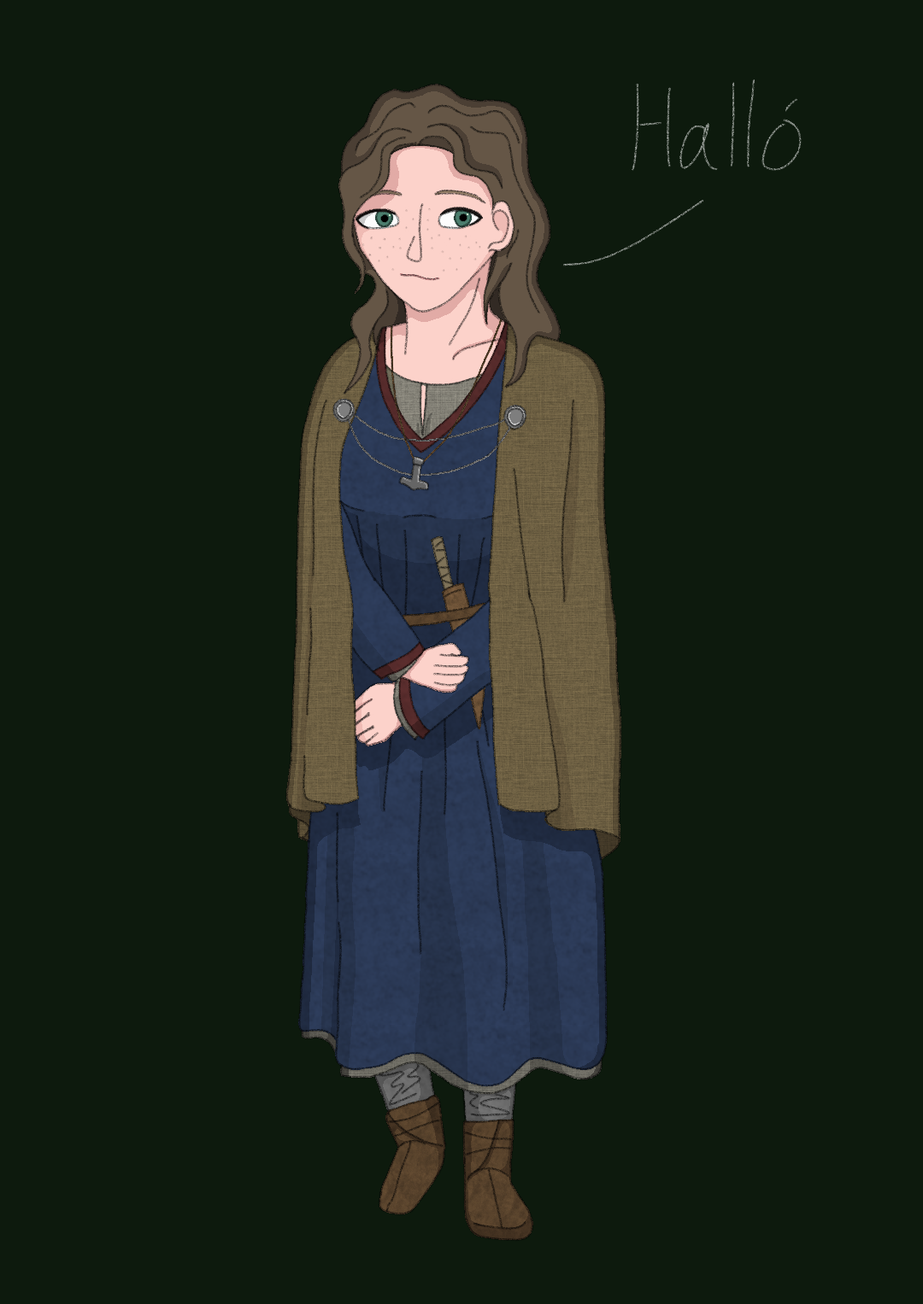
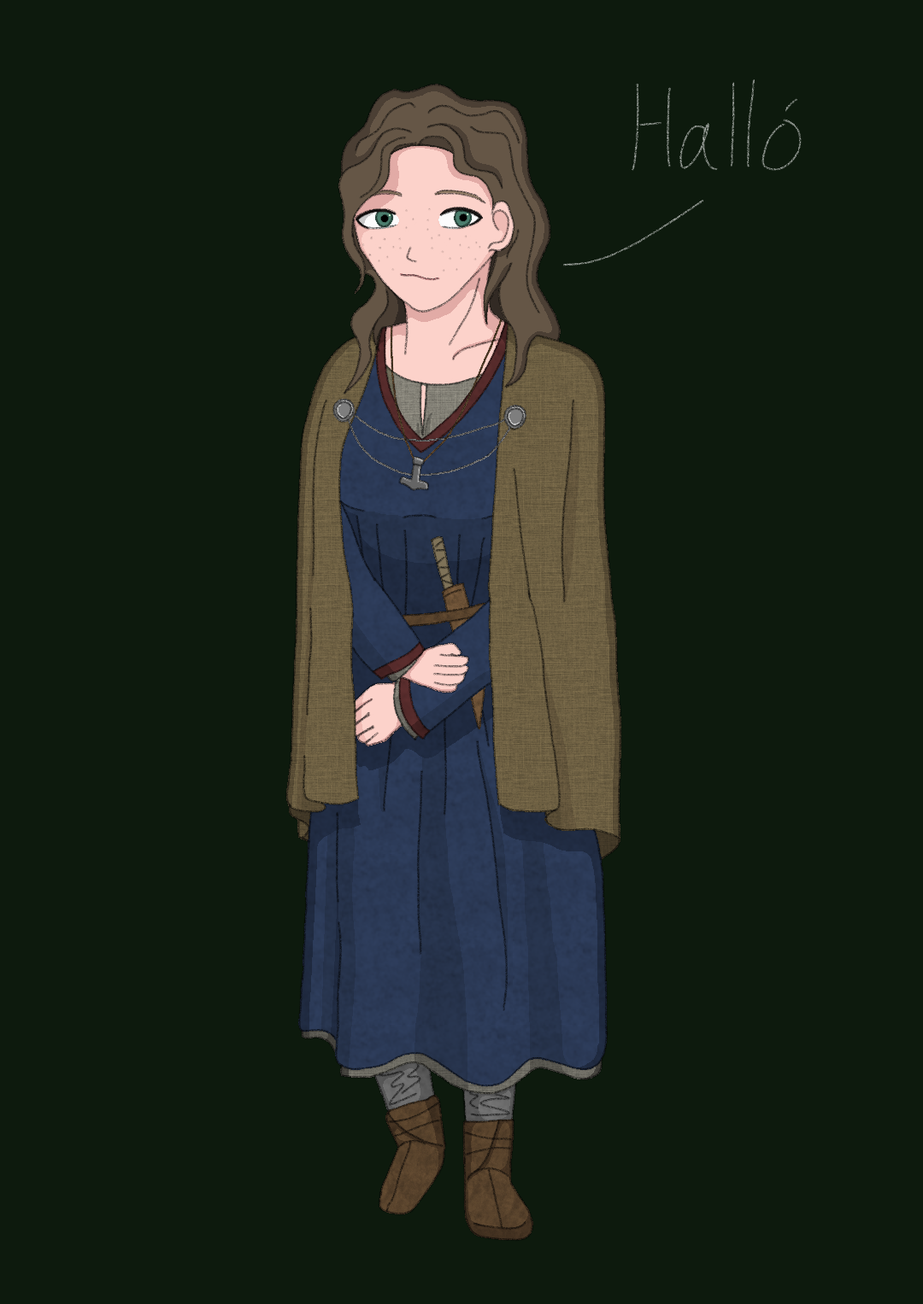
Two versions of the same layered image (923 x 1304). Layer-by-layer changes:
painted on "color" over [396, 148, 453, 176]
painted on "background" over [391, 189, 483, 264]
